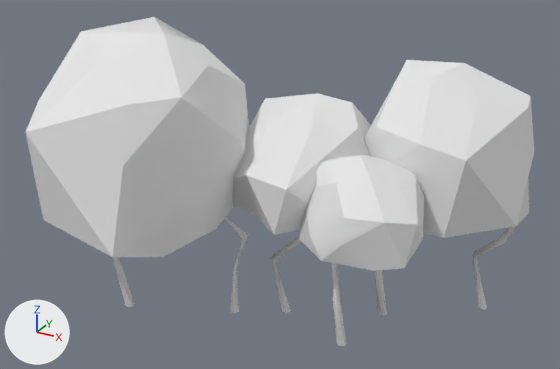
One commit to the OBJ model public/assets/PeaceRoom Models/bushTrees.obj: the scene before it, then after it.
Rendered twice from a 50 mm camera at (8.68, -13.98, 10.66) aimed at (0.67, 0.59, 3.37). The lights are fixed; the arrows at lower left show +X, +Y and +Z. Where no turn or scale is listed for an object, it has been applied to the vertices.

Objects in the first picture: 'bushTrees'.
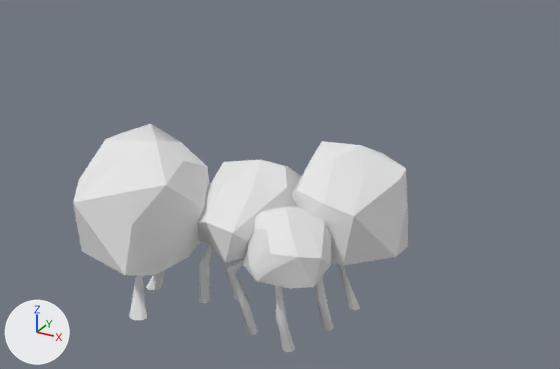
Location of each change, (x1, y1, x2, y2) in pixels of the pictures (560 x 369 px; the box of a moved part takes in the faces that stretch with it):
'bushTrees', reshaped (34% narrower, 31% shorter): before (25, 17, 534, 346); after (73, 124, 408, 352)
part 1 of me_bushtrees, moved or reshaped: before (331, 263, 347, 346); after (316, 276, 333, 331)
part 2 of me_bushtrees, moved or reshaped: before (364, 60, 534, 238); after (292, 141, 408, 266)
part 3 of me_bushtrees, moved or reshaped: before (270, 236, 302, 313); after (218, 254, 238, 301)
part 4 of me_bushtrees, moved or reshaped: before (299, 155, 424, 271); after (243, 206, 332, 289)
part 5 of me_bushtrees, moved or reshaped: before (112, 257, 134, 307); after (227, 258, 258, 335)
part 6 of me_bushtrees, moved or reshaped: before (224, 217, 248, 313); after (129, 275, 147, 320)
part 7 of me_bushtrees, moved or reshaped: before (232, 93, 371, 235); after (197, 160, 301, 263)
part 8 of me_bushtrees, moved or reshaped: before (25, 17, 249, 257); after (73, 124, 210, 275)
part 9 of me_bushtrees, moved or reshaped: before (375, 270, 387, 316); after (275, 285, 295, 352)
part 10 of me_bushtrees, added: after (199, 245, 214, 303)
part 11 of me_bushtrees, added: after (146, 271, 164, 290)
part 12 of me_bushtrees, moved or reshaped: before (471, 226, 516, 309); after (337, 264, 360, 310)

The change in detail:
me_bushtrees has 398 vertices, 424 faces and spans x -4.97..5.97, y -3.55..4.61, z -0.01..6.9.
me_bushtrees is used by ob_bushtrees; location (0.0, 0.0, 0.0).
me_bushtrees part 1: the loose piece of 41 vertices spanning x 2.26..2.86, y -0.34..0.19, z -0.01..3.33 is scaled about its middle by (1.24, 1.24, 0.856), then moved by (-0.58, 0.4, -0.23).
me_bushtrees part 2: the loose piece of 34 vertices spanning x 1.98..5.97, y 0.58..4.61, z 2.86..6.16 is scaled about its middle by (0.708, 0.708, 0.682), then moved by (-1.71, -1.52, -1.22).
me_bushtrees part 3: the loose piece of 49 vertices spanning x 0.47..1.49, y 0.41..1.1, z -0.01..3.33 is scaled about its middle by (1.38, 1.38, 0.86), then moved by (-1.25, 0.01, -0.22).
me_bushtrees part 4: the loose piece of 34 vertices spanning x 1.68..4.53, y -1.64..1.48, z 2.91..4.63 is scaled about its middle by (0.724, 0.724, 0.697), then moved by (-1.41, -0.74, -0.93).
me_bushtrees part 5: the loose piece of 41 vertices spanning x -3.13..-2.53, y -1.4..-0.99, z -0.01..3.33 is scaled about its middle by (1.24, 1.24, 0.856), then moved by (3.3, 0.44, -0.23).
me_bushtrees part 6: the loose piece of 41 vertices spanning x -0.43..-0.03, y -0.21..0.33, z -0.01..3.33 is scaled about its middle by (2.18, 1.67, 0.801), then moved by (-1.89, -1.27, -0.32).
me_bushtrees part 7: the loose piece of 34 vertices spanning x -1.04..2.86, y -1.28..3.8, z 2.99..5.28 is scaled about its middle by (0.724, 0.724, 0.697), then moved by (-0.8, -1.11, -1.04).
me_bushtrees part 8: the loose piece of 34 vertices spanning x -4.97..0.67, y -3.55..2.34, z 2.89..6.9 is scaled about its middle by (0.627, 0.627, 0.604), then moved by (0.25, -0.54, -1.5).
me_bushtrees part 9: the loose piece of 41 vertices spanning x 2.6..3.2, y 1.3..1.84, z -0.01..3.33 is scaled about its middle by (1.24, 1.24, 0.856), then moved by (-1.34, -2.43, -0.23).
me_bushtrees part 10: the loose piece of 41 vertices spanning x -3.13..-2.53, y -1.4..-0.99, z -0.01..3.33 is copied, and the copy is multiplied about its middle by the matrix ((-0.933, 0.821, 0.0), (-0.821, -0.933, 0.0), (0.0, 0.0, 0.856)), then moved by (1.65, 1.31, -0.23); it spans x -1.44..-0.94, y -0.27..0.47, z 0.0..2.86.
me_bushtrees part 11: the loose piece of 41 vertices spanning x -0.43..-0.03, y -0.21..0.33, z -0.01..3.33 is copied, and the copy is multiplied about its middle by the matrix ((-0.57, 1.676, 0.0), (-1.676, -0.57, 0.0), (0.0, 0.0, 0.749)), then moved by (-2.31, -0.33, -0.41); it spans x -2.94..-2.16, y -0.7..0.21, z 0.0..2.5.
me_bushtrees part 12: the loose piece of 49 vertices spanning x 4.7..5.72, y 2.92..3.24, z -0.01..3.33 is scaled about its middle by (1.24, 1.24, 0.856), then moved by (-2.78, -1.58, -0.23).
